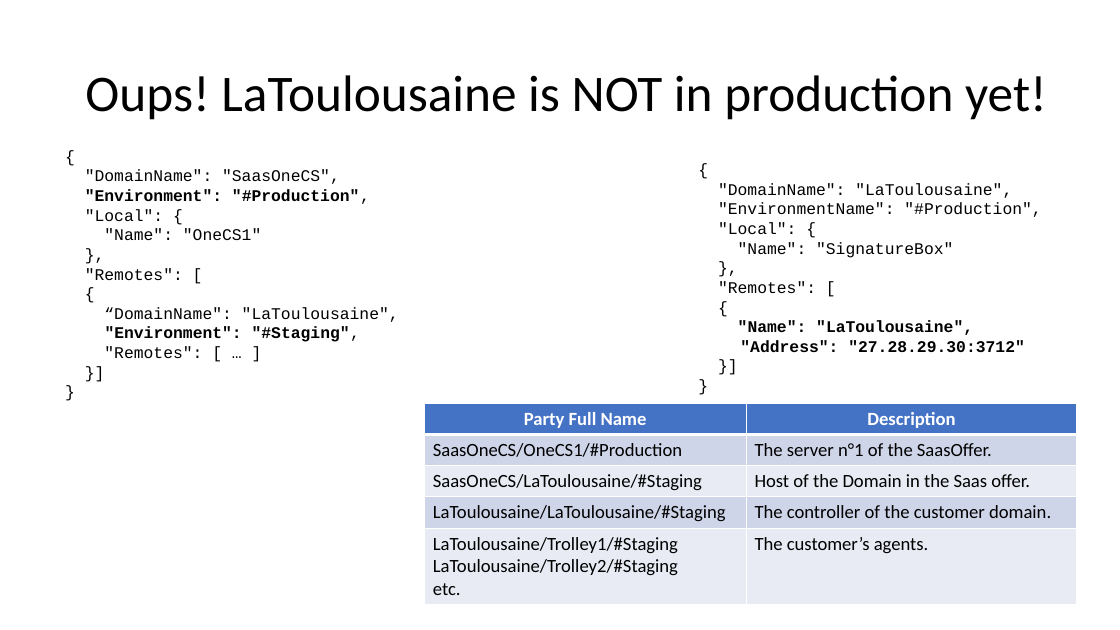
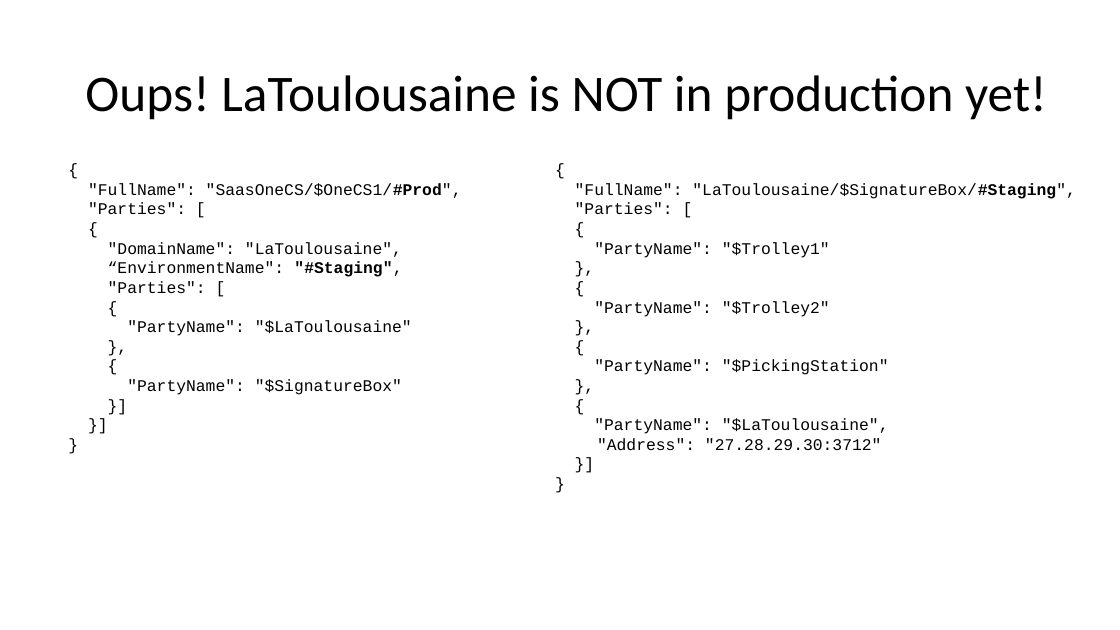
Before and after one commit to signature-opensource/CK-AppIdentity-Transport, a slide deck: slide 15 of Doc/CK-AppIdentity.pptx. Drawn at 1120x630 pixels with LibreOffice and Linux fonts; fonts in the diff are those of the drawing. Boxes give left, top, right and bottom in pixels: in the first picture for what was removed or moved away, otherwise in the second. Text is boxed around its words. In the diff, an @@ line names an element or a change of style, - is before the commit and + after.

Commit message:
Now that "composite" is clearer...
It is time to reintroduce the "LocalParty" notion.

```diff
--- a/Doc/CK-AppIdentity.pptx
+++ b/Doc/CK-AppIdentity.pptx
@@ text "{": place and size @@
-text "{" at [85,169,399,358]
+text "{" at [88,183,462,395]
@@ text "{": place and size @@
-text "{" at [718,183,1041,352]
+text "{" at [575,183,1076,451]
@@ text at [88,183,462,395]: text changed @@
-"DomainName": "SaasOneCS",
-"Environment": "#Production",
-"Local": {
-"Name": "OneCS1"
-},
-"Remotes": [
-{
-“DomainName": "LaToulousaine",
-"Environment": "#Staging",
-"Remotes": [ … ]
+"FullName": "SaasOneCS/$OneCS1/#Prod",
+"Parties": [
+{
+"DomainName": "LaToulousaine",
+“EnvironmentName": "#Staging",
+"Parties": [
+{
+"PartyName": "$LaToulousaine"
+},
+{
+"PartyName": "$SignatureBox"
+}]
@@ text at [575,183,1076,258]: text changed @@
-"DomainName": "LaToulousaine",
-"EnvironmentName": "#Production",
-"Local": {
-"Name": "SignatureBox"
+"FullName": "LaToulousaine/$SignatureBox/#Staging",
+"Parties": [
+{
+"PartyName": "$Trolley1"
@@ text at [718,281,816,293]: paragraph removed @@
-"Remotes": [
@@ text at [594,301,889,434]: text changed; bold off @@
-"Name": "LaToulousaine",
+"PartyName": "$Trolley2"
+},
+{
+"PartyName": "$PickingStation"
+},
+{
+"PartyName": "$LaToulousaine",
@@ table removed at [424,403,1077,602], 5 rows, 2 columns @@
-Party Full Name | Description
-SaasOneCS/OneCS1/#Production | The server n°1 of the SaasOffer.
-SaasOneCS/LaToulousaine/#Staging | Host of the Domain in the Saas offer.
-LaToulousaine/LaToulousaine/#Staging | The controller of the customer domain.
-LaToulousaine/Trolley1/#Staging LaToulousaine/Trolley2/#Staging etc. | The customer’s agents.
@@ text at [597,438,882,451]: bold off in ""Address": "27.28.29.30:3712"" @@
```
Also in this commit, not shown: 11 other slides changed, 1 slide added, 4 slides removed.
